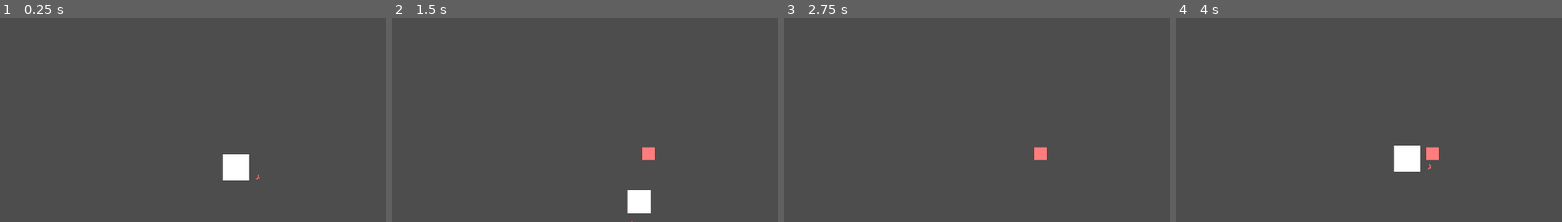
Above: before the commit, frames 1-4 (left to right).
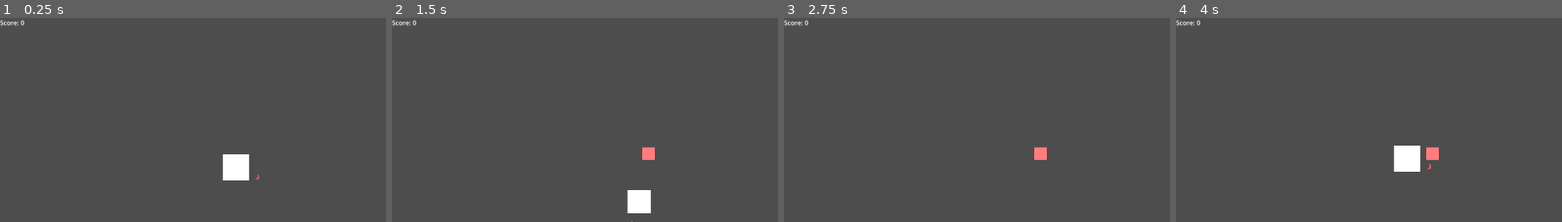
Above: after the commit, the same moments.

Repository: TheCursedMerchant/qdm_gameJam2024
Game: Godot game, scene res://test.tscn
Same seed, same stepped clock (60 frames per second), same inputs: the game is played once before the commit and once after it.
Inputs (mouse positions are % of the whole screen's width and height, from its top left):
- Up to frame 1 (0.25 s): no input
- Up to frame 2 (1.5 s): tap Enter at 0.5 s; move the mouse to (72, 48) at 0.52 s; press the mouse at (72, 48) at 0.53 s; hold Right (ui_right) 0.53-1.28 s; tap Space at 1.25 s; move the mouse to (30, 59) at 1.27 s; release the mouse at (30, 59) at 1.28 s; hold Down (ui_down) from 1.28 s (still down); click (30, 59) at 1.35 s
- Up to frame 3 (2.75 s): move the mouse to (60, 30) at 2.02 s; release Down (ui_down) at 2.03 s; press the mouse at (60, 30) at 2.03 s; hold Right (ui_right) from 2.03 s (still down)
- Up to frame 4 (4 s): tap Enter at 2.75 s; move the mouse to (45, 75) at 2.77 s; release Right (ui_right) at 2.78 s; release the mouse at (45, 75) at 2.78 s; hold Up (ui_up) 2.78-3.53 s; click (45, 75) at 2.85 s; tap Space at 3.5 s; move the mouse to (80, 69) at 3.52 s; press the mouse at (80, 69) at 3.53 s; hold Left (ui_left) from 3.53 s (still down)
The pictures show only the part of the screen within x 0-50%, y 0-50%; the shares and areas given below are measured in that part.

The runs differ from the first frame. In frame 1, 0.1% of the frame differs, in the area x 0-7%, y 0-4%; in frame 2, 0.1%; in frame 3, 0.1%; in frame 4, 0.1%.

Commit message:
Added the scoreboard and some scoring logic.

Diff:
--- a/gamejam2024/scenes/scoreboard.tscn
+++ b/gamejam2024/scenes/scoreboard.tscn
@@ -1,4 +1,6 @@
-[gd_scene format=3 uid="uid://br0cvu74yhcoh"]
+[gd_scene load_steps=2 format=3 uid="uid://br0cvu74yhcoh"]
+
+[ext_resource type="Script" path="res://scripts/GUI/scoreboard.gd" id="1_wmijw"]
 
 [node name="Scoreboard" type="Control"]
 layout_mode = 3
@@ -7,8 +9,10 @@
 anchor_bottom = 1.0
 grow_horizontal = 2
 grow_vertical = 2
+script = ExtResource("1_wmijw")
 
 [node name="Label" type="Label" parent="."]
 layout_mode = 0
 offset_right = 40.0
 offset_bottom = 23.0
+text = "Score: 0"
--- a/gamejam2024/GUI/scoreboard.gd
+++ b/gamejam2024/scripts/GUI/scoreboard.gd
@@ -1,16 +1,12 @@
 extends Node
 
-var score = 0
-
-func _on_fish_eaten():
-	score += 1
-
+var fish_score = 0
 
 # Called when the node enters the scene tree for the first time.
 func _ready() -> void:
-	pass # Replace with function body.
-
+	$Label.text = "Score: " + str(fish_score)
 
 # Called every frame. 'delta' is the elapsed time since the previous frame.
 func _process(delta: float) -> void:
-	pass
+	fish_score = System.score
+	$Label.text = "Score: " + str(fish_score)
--- a/gamejam2024/scripts/food/food.gd
+++ b/gamejam2024/scripts/food/food.gd
@@ -14,7 +14,7 @@
 	collisionShape.scale = size_scale
 
 # Compare Player size to Food size and determine
-# if food is eaten or player is eaten
+# if food is eaten or player is eaten"res://scenes/scoreboard.tscn"
 func _on_body_entered(body: Node2D) -> void:
 	var sprite_size = sprite.get_rect().size * sprite.scale
 	if(body.get_groups().has("Player")) :
@@ -22,6 +22,9 @@
 		var body_sprite_size = player.sprite.get_rect().size * player.sprite.scale
 		if(sprite_size <=  body_sprite_size and player.playerState == System.PLAYER_STATES.IDLE) :
 			player.grow(growth_value)
+
+			# Adds a point to the player total score.
+			System.score += 1
 			queue_free()
 		else :
 			player.die()
--- a/gamejam2024/scripts/system/system.gd
+++ b/gamejam2024/scripts/system/system.gd
@@ -5,3 +5,6 @@
 	CHARGE,
 	DASH
 }
+
+# To keep track of the player's score over time.
+var score = 0
--- a/gamejam2024/test.tscn
+++ b/gamejam2024/test.tscn
@@ -1,9 +1,10 @@
-[gd_scene load_steps=5 format=3 uid="uid://b8p7jqgs2jukf"]
+[gd_scene load_steps=6 format=3 uid="uid://b8p7jqgs2jukf"]
 
 [ext_resource type="Script" path="res://scripts/game.gd" id="1_3yksk"]
 [ext_resource type="PackedScene" uid="uid://bjo41ejls2sqx" path="res://scenes/player.tscn" id="1_okob1"]
 [ext_resource type="PackedScene" uid="uid://t7cajjeta5k6" path="res://scenes/wall.tscn" id="4_r12t7"]
 [ext_resource type="PackedScene" uid="uid://rfli5fbso7gy" path="res://scenes/spawner.tscn" id="5_87bdc"]
+[ext_resource type="PackedScene" uid="uid://br0cvu74yhcoh" path="res://scenes/scoreboard.tscn" id="5_qsoqg"]
 
 [node name="Game" type="Node2D"]
 script = ExtResource("1_3yksk")
@@ -42,3 +43,5 @@
 [node name="Wall4" parent="." instance=ExtResource("4_r12t7")]
 position = Vector2(948, -35)
 scale = Vector2(31, 1)
+
+[node name="Scoreboard" parent="." instance=ExtResource("5_qsoqg")]
